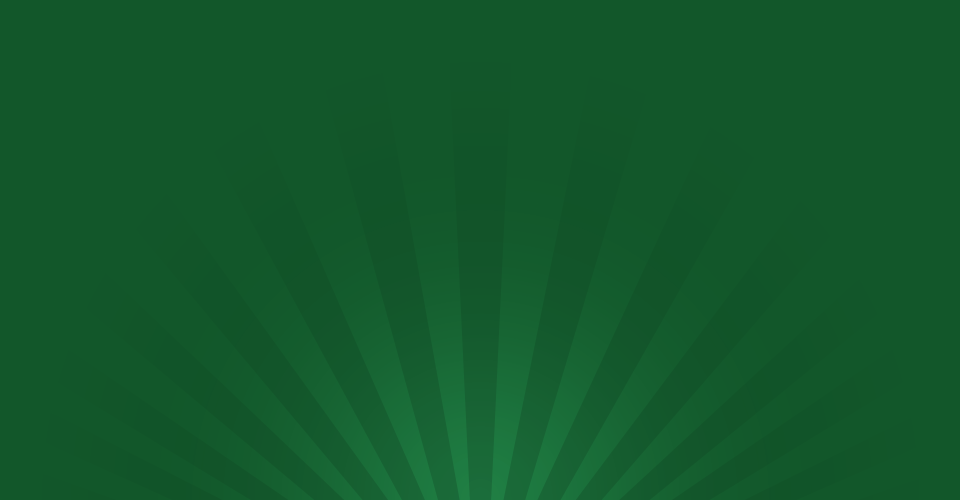
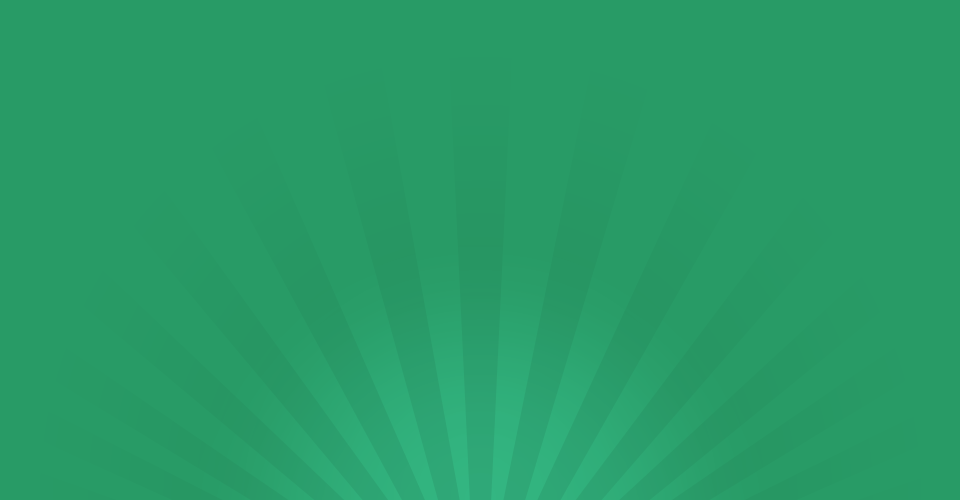
Layered file, before and after one edit (960 x 500). Changes by layer:
added layer "Layer 2 copy" above "Layer 2" over (x1=0, y1=0, x2=960, y2=500)
hid "Layer 2" over (x1=0, y1=0, x2=960, y2=500)
"Shape 1": opacity 15% → 8% over (x1=0, y1=0, x2=960, y2=500)
"Layer 1": opacity 30% → 27%, blend screen → overlay, painted on it over (x1=140, y1=158, x2=821, y2=500)
added layer "Background copy" above "Background" over (x1=0, y1=0, x2=960, y2=500)
